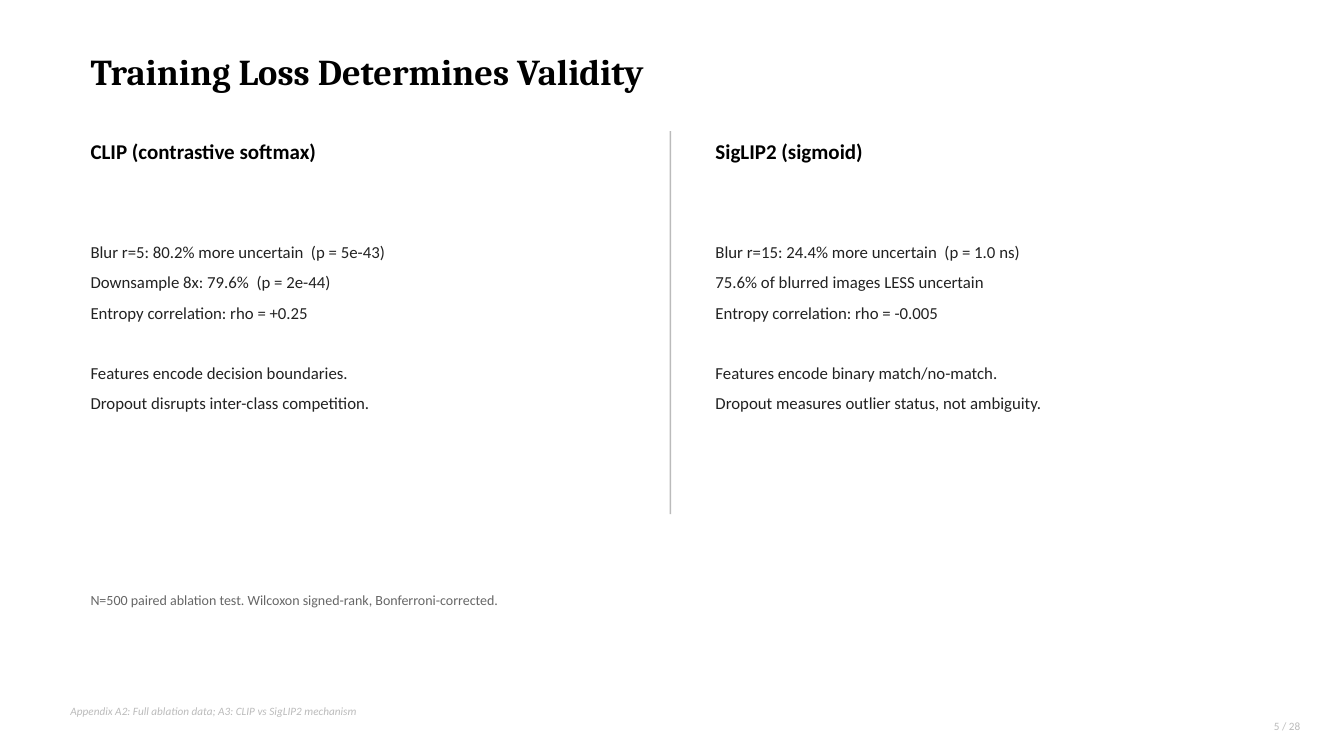
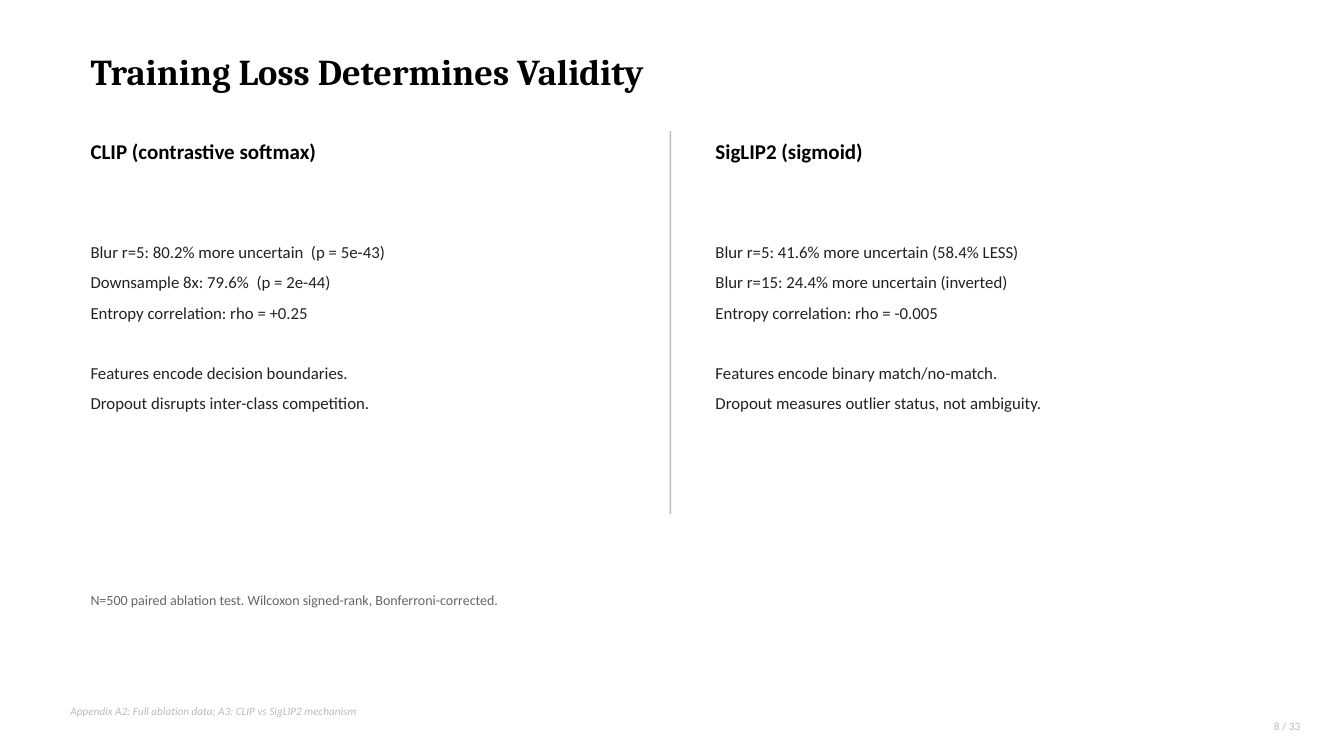
Before and after one commit to fwromano/mcdo-vlm-uncertainty, a slide deck: slide 8 of MC_Dropout_Status_Update.pptx (slide 5 before the commit). Drawn at 1344x756 pixels with LibreOffice and Linux fonts; fonts in the diff are those of the drawing. Boxes give left, top, right and bottom in pixels: in the first picture for what was removed or moved away, otherwise in the second. Text is boxed around its words. In the diff, an @@ line names an element or a change of style, - is before the commit and + after.

```diff
--- a/MC_Dropout_Status_Update.pptx
+++ b/MC_Dropout_Status_Update.pptx
@@ text at (x1=715, y1=246, x2=1019, y2=290): text changed @@
-Blur r=15: 24.4% more uncertain (p = 1.0 ns)
-75.6% of blurred images LESS uncertain
+Blur r=5: 41.6% more uncertain (58.4% LESS)
+Blur r=15: 24.4% more uncertain (inverted)
@@ text at (x1=1274, y1=722, x2=1300, y2=730): text changed @@
-5 / 28
+8 / 33
```
Also in this commit, not shown: 24 other slides changed, 8 slides added, 3 slides removed, 9 other files.
